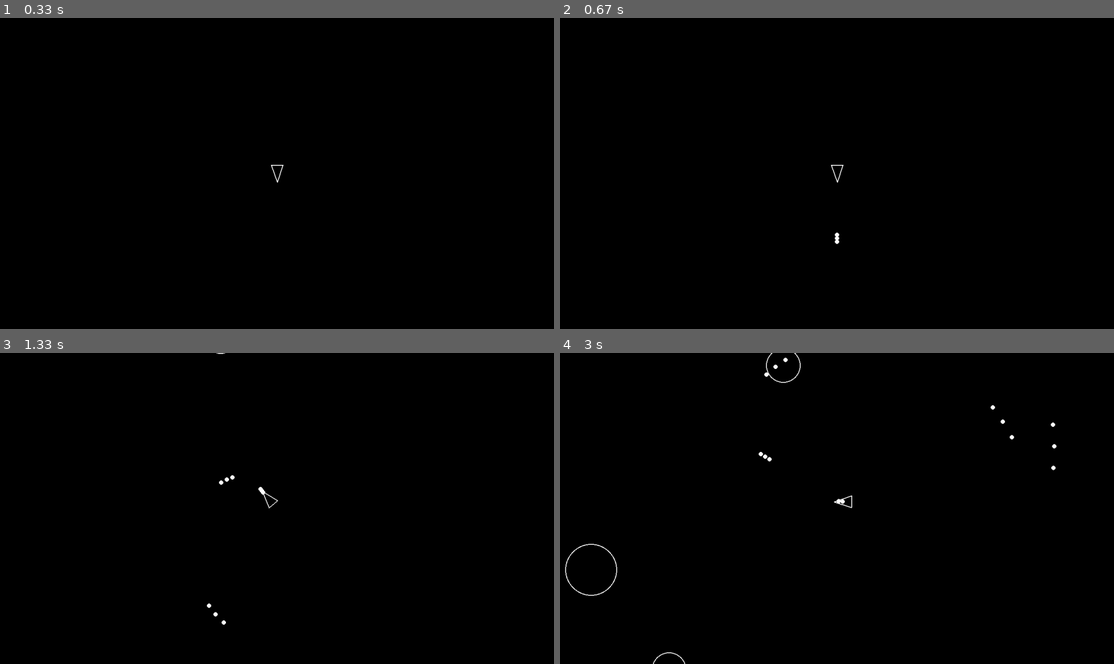
Above: before the commit, frames 1-4 (two rows, left to right).
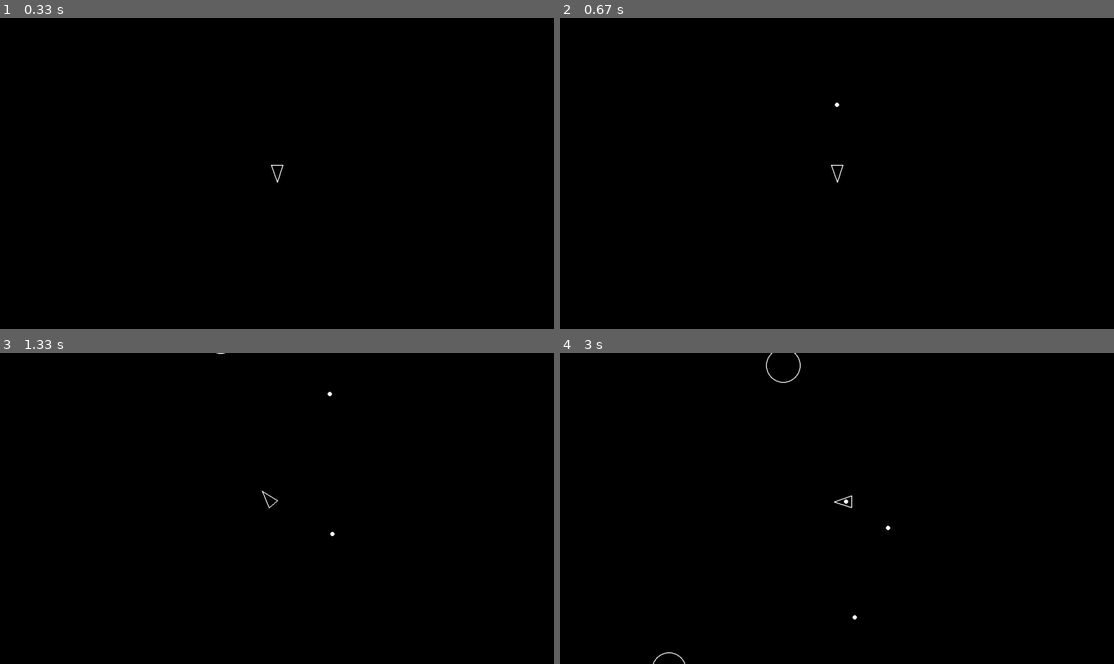
Above: after the commit, the same moments.

Repository: ravitejamannam/pygame_asteroids
Game: pygame game, started from main.py
Same seed, same stepped clock (60 frames per second), same inputs: the game is played once before the commit and once after it.
Inputs:
- Up to frame 1 (0.33 s): no input
- Up to frame 2 (0.67 s): tap Space at 0.33 s
- Up to frame 3 (1.33 s): hold D 0.67-1.13 s; tap Space at 0.73, 1.03, 1.23 s; hold W from 1.17 s (still down)
- Up to frame 4 (3 s): release W at 1.47 s; hold D 1.5-1.97 s; tap Space at 1.57, 1.87, 2.07, 2.37, 2.63, 2.97 s; hold A 2-2.53 s; hold S 2.57-2.87 s; hold A from 2.9 s (still down)

Frame 1 is identical in both runs. In frame 2, less than 0.1% of the frame differs, in the area x 49-51%, y 27-73%; in frame 3, 0.1%; in frame 4, 0.3%, in the area x 0-90%, y 1-86%.

Commit message:
Added bullet-asteroid collision detection and destruction

Diff:
--- a/constants.py
+++ b/constants.py
@@ -12,3 +12,5 @@
 
 SHOT_RADIUS = 5
 PLAYER_SHOOT_SPEED = 500
+
+PLAYER_SHOOT_COOLDOWN = 0.3  # Player can shoot every 0.3s
--- a/main.py
+++ b/main.py
@@ -34,6 +34,13 @@
         updatable.update(dt)
 
         for asteroid in asteroids:
+            for shot in shots:
+                if asteroid.collides_with(shot):
+                    asteroid.kill()
+                    shot.kill()
+
+
+        for asteroid in asteroids:
             if player.collides_with(asteroid):
                 print("Game Over!")
                 return
--- a/player.py
+++ b/player.py
@@ -8,6 +8,7 @@
     def __init__(self, x, y):
         super().__init__(x, y, PLAYER_RADIUS)
         self.rotation = 0
+        self.shoot_timer = 0
 
     def move(self, dt):
         forward = pygame.Vector2(0, 1).rotate(self.rotation)
@@ -26,13 +27,20 @@
             self.move(-dt)
         if keys[pygame.K_SPACE]:
             self.shoot()
+
+        if self.shoot_timer > 0:
+            self.shoot_timer -= dt
     def rotate(self, dt):
         self.rotation += PLAYER_TURN_SPEED * dt
 
     def shoot(self):
-        forward = pygame.Vector2(0, 1).rotate(self.rotation)
+        if self.shoot_timer > 0:
+            return
+        forward = pygame.Vector2(0, -1).rotate(self.rotation)
         velocity = forward * PLAYER_SHOOT_SPEED
         Shot(self.position.x, self.position.y ,velocity)
+
+        self.shoot_timer = PLAYER_SHOOT_COOLDOWN
 
 
 
